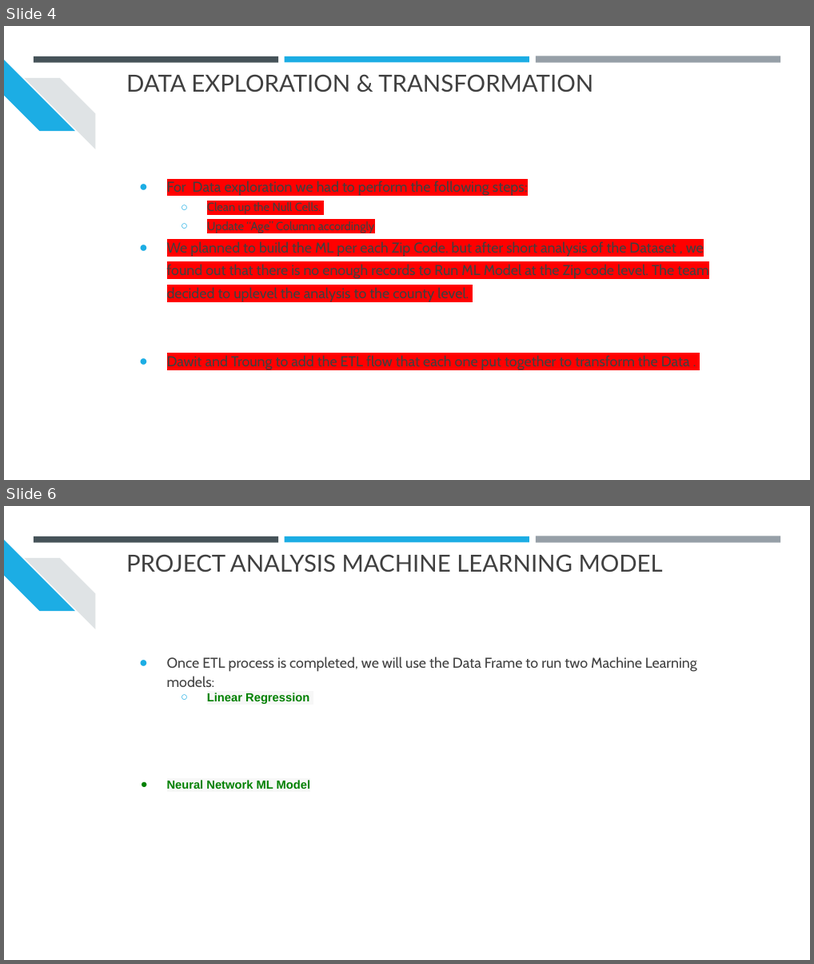
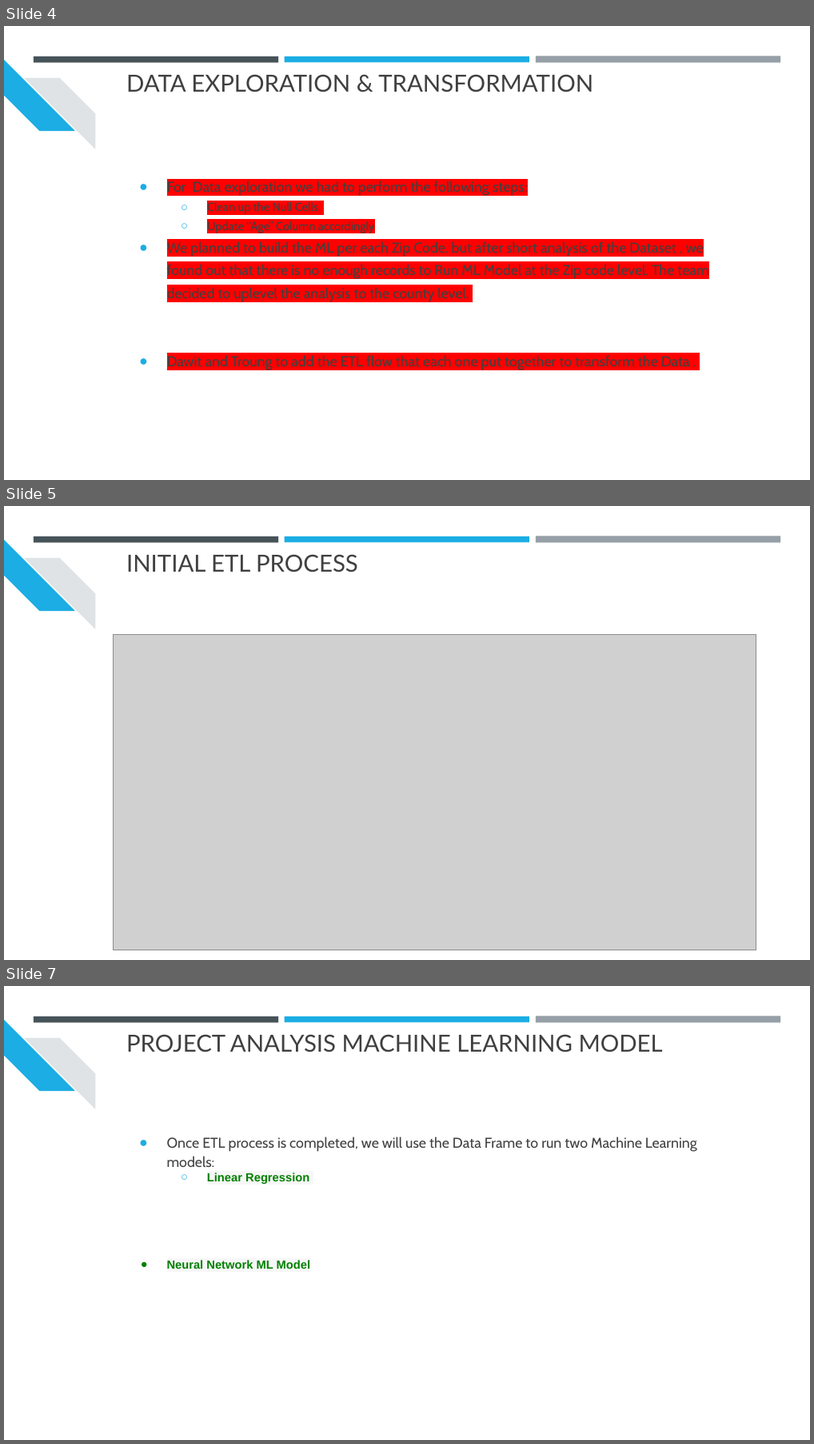
Before and after one commit to srthirum1/Final_Group_Project, a slide deck: CA Housing Prices Analysis.pptx. Shown one above the other, each under a label of ours: slides 4 and 6 before the commit, slides 4, 5 and 7 after it; the slides between them are not shown. The pictures are 814x964 and 814x1444 pixels, drawn with LibreOffice and Linux fonts; fonts in the diff are those of the drawing; grey boxes stand for pictures. Boxes give left, top, right and bottom in pixels: in the first picture for what was removed or moved away, otherwise in the second. Text is boxed around its words. In the diff, an @@ line names an element or a change of style, - is before the commit and + after.

Commit message:
adding ETL process

```diff
--- a/CA Housing Prices Analysis.pptx
+++ b/CA Housing Prices Analysis.pptx
@@ slide 5 added at [4,506,810,960], background #FFFFFF; not listed: 5 template elements that a slide beside it also shows @@
@@ title added at [126,554,358,572], 28 pt, text #404040 @@
+INITIAL ETL PROCESS
@@ picture added at [113,634,756,949] @@
@@ what was slide 6 is now slide 7 @@
```
Also in this commit, not shown: 1 other slide added, 1 slide removed.
